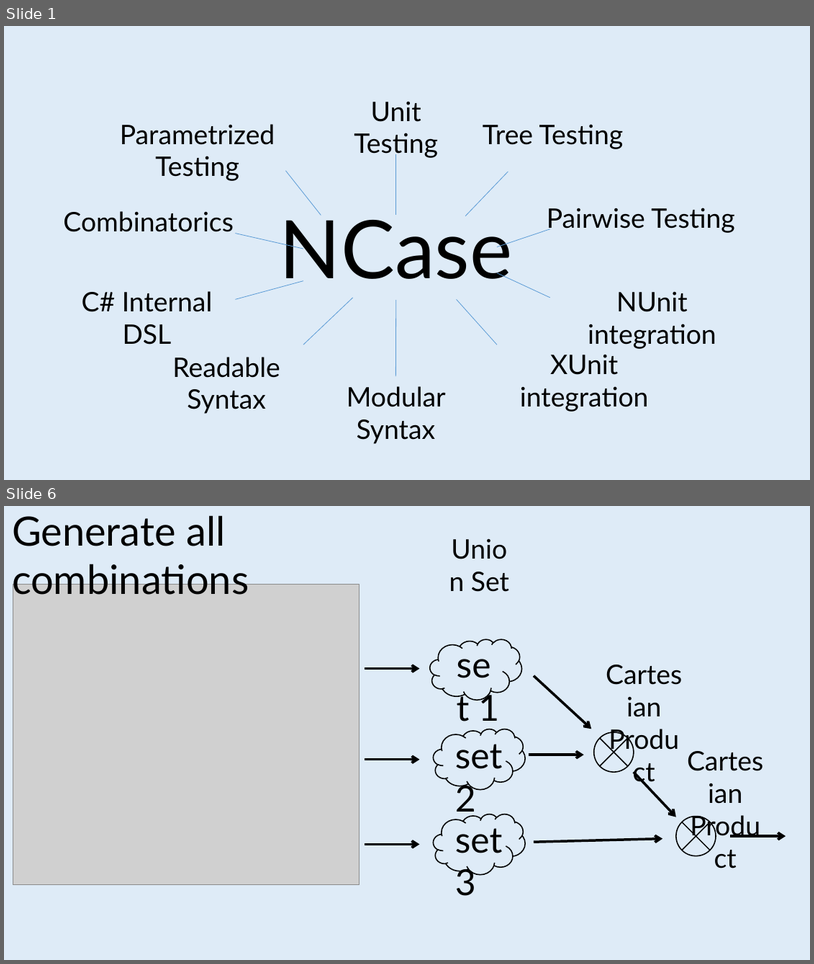
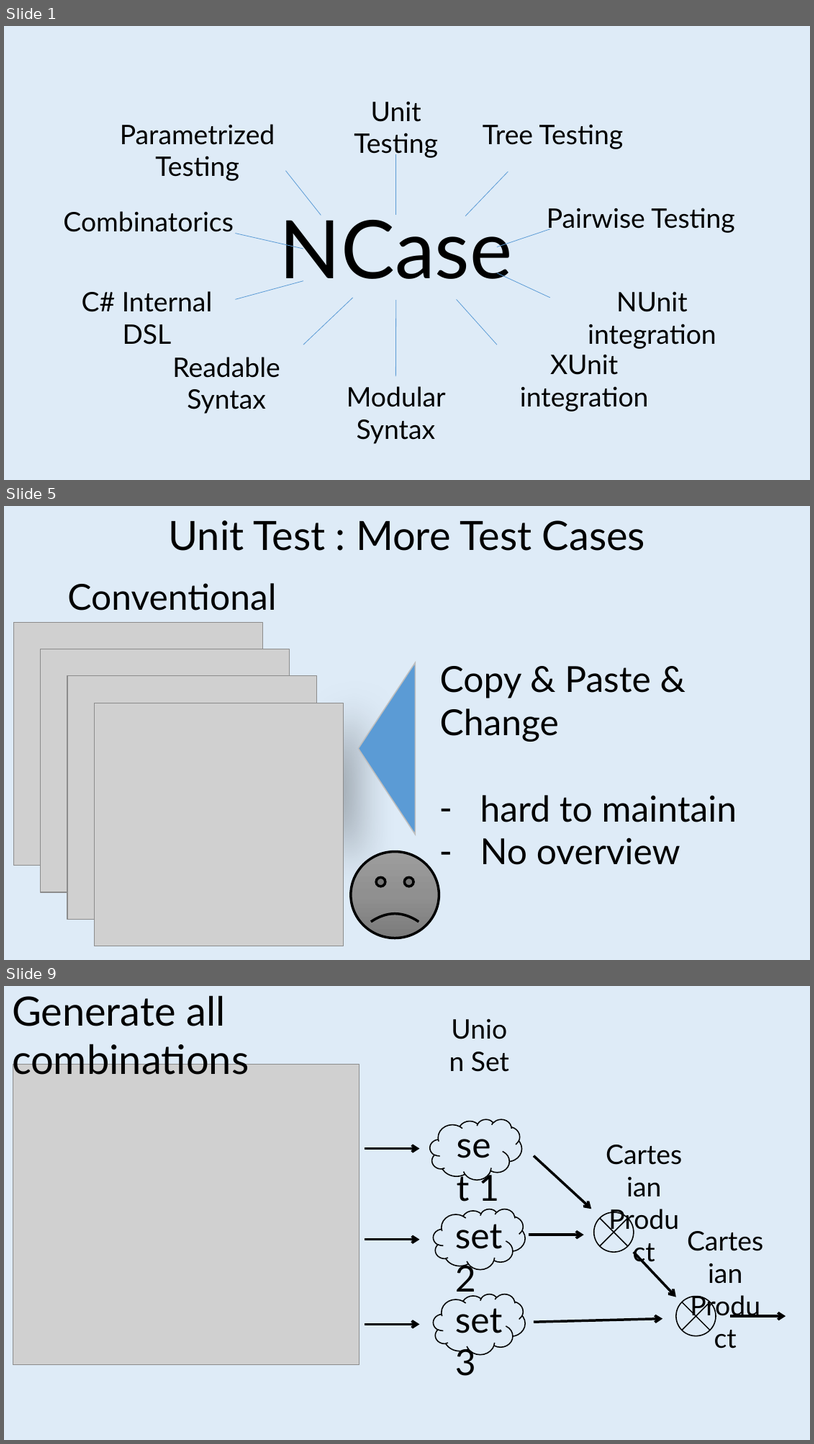
Before and after one commit to jeromerg/NCase, a slide deck: src/Documentation/Slides/Slides.pptx. Shown one above the other, each under a label of ours: slides 1 and 6 before the commit, slides 1, 5 and 9 after it; the slides between them are not shown. The pictures are 814x964 and 814x1444 pixels, drawn with LibreOffice and Linux fonts; fonts in the diff are those of the drawing; grey boxes stand for pictures. Boxes give left, top, right and bottom in pixels: in the first picture for what was removed or moved away, otherwise in the second. Text is boxed around its words. In the diff, an @@ line names an element or a change of style, - is before the commit and + after.

```diff
--- a/src/Documentation/Slides/Slides.pptx
+++ b/src/Documentation/Slides/Slides.pptx
@@ slide 5 added at box(4, 506, 810, 960), background #DEEBF7 @@
@@ text added at box(169, 520, 646, 551), 36 pt, text #000000 @@
+Unit Test : More Test Cases
@@ text added at box(67, 583, 276, 610), 32 pt, text #000000 @@
+Conventional
@@ picture added at box(13, 622, 263, 865) @@
@@ picture added at box(40, 649, 289, 891) @@
@@ picture added at box(67, 676, 317, 919) @@
@@ triangle added at box(358, 662, 415, 834), fill #5B9BD5, outline #BFBFBF 1 pt @@
@@ text added at box(440, 666, 737, 865), 32 pt, text #000000 @@
+Copy & Paste & Change
+– hard to maintain
+– No overview
@@ picture added at box(94, 703, 344, 945) @@
@@ smiley face added at box(351, 851, 439, 937), fill gradient #9D9D9D to #909090 to #7C7C7C, outline #000000 2.25 pt @@
@@ what was slide 6 is now slide 9 @@
```
Also in this commit, not shown: 3 slides changed, 3 other slides added, 1 slide removed, 2 other files.
